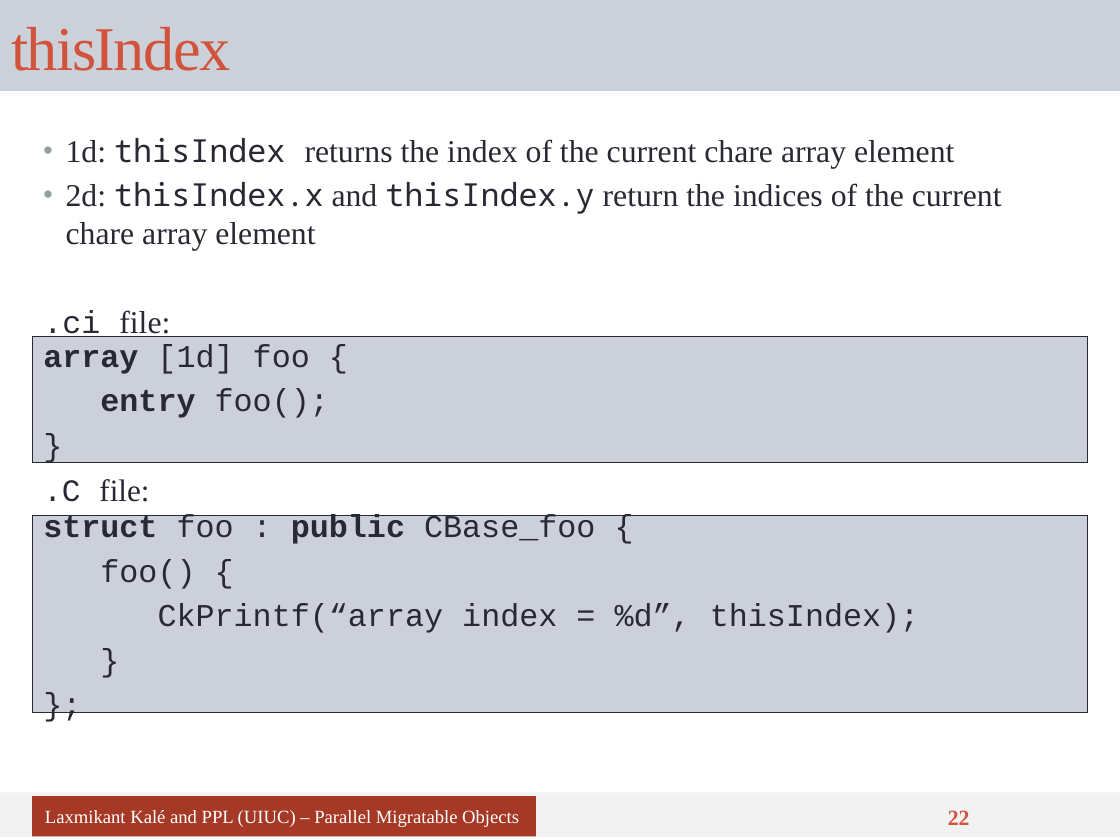
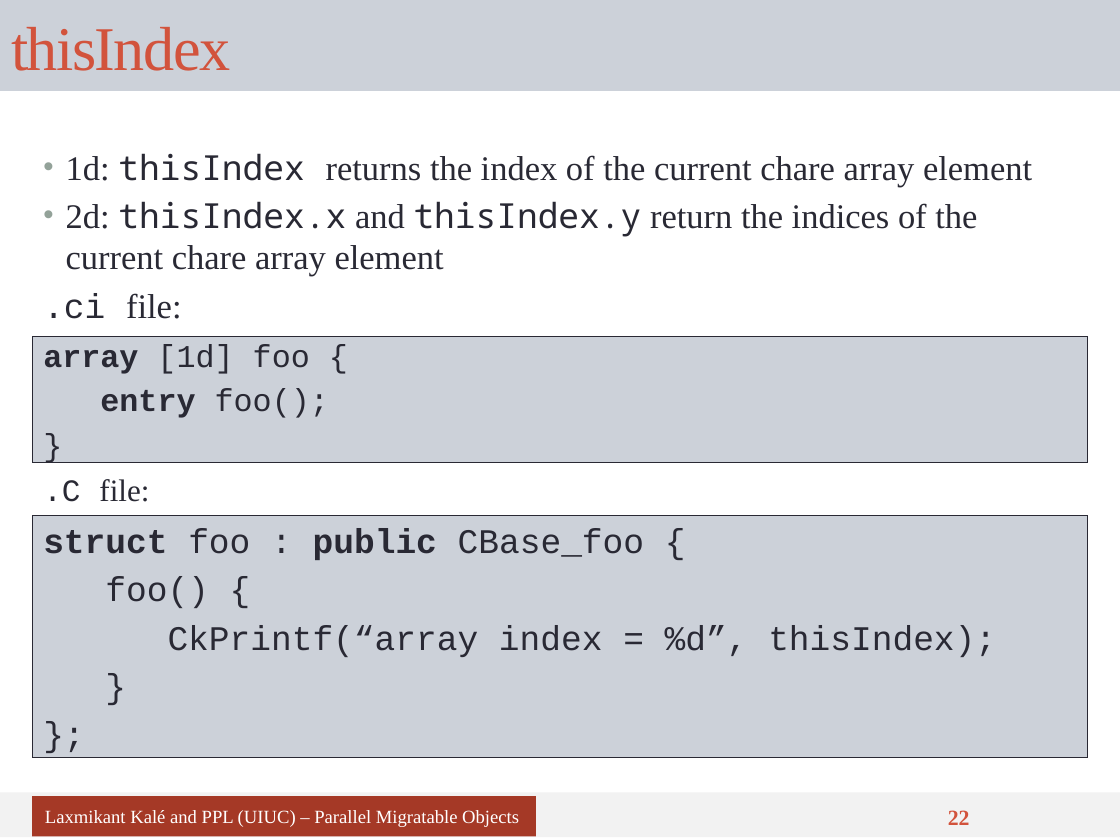
Before and after one commit to UIUC-PPL/charm_tutorial, a slide deck: slide 22 of tutorial-04-charm_basics.pptx. Drawn at 1120x840 pixels with LibreOffice and Linux fonts; fonts in the diff are those of the drawing. Boxes give left, top, right and bottom in pixels: in the first picture for what was removed or moved away, otherwise in the second. Text is boxed around its words. In the diff, an @@ line names an element or a change of style, - is before the commit and + after.

```diff
--- a/tutorial-04-charm_basics.pptx
+++ b/tutorial-04-charm_basics.pptx
@@ text "1d: thisIndex returns the index ..." at [43,153,1032,319]: size 20.4 to 22.2 pt @@
@@ text "struct foo : public CBase_foo ..." at [32,515,1088,757]: size 20.4 to 22.2 pt @@
@@ text "struct foo : public CBase_foo ...": place and size @@
-text "struct foo : public CBase_foo ..." at [32,515,1088,712]
+text "struct foo : public CBase_foo ..." at [32,515,1088,757]
```
Also in this commit, not shown: 14 other slides changed.
